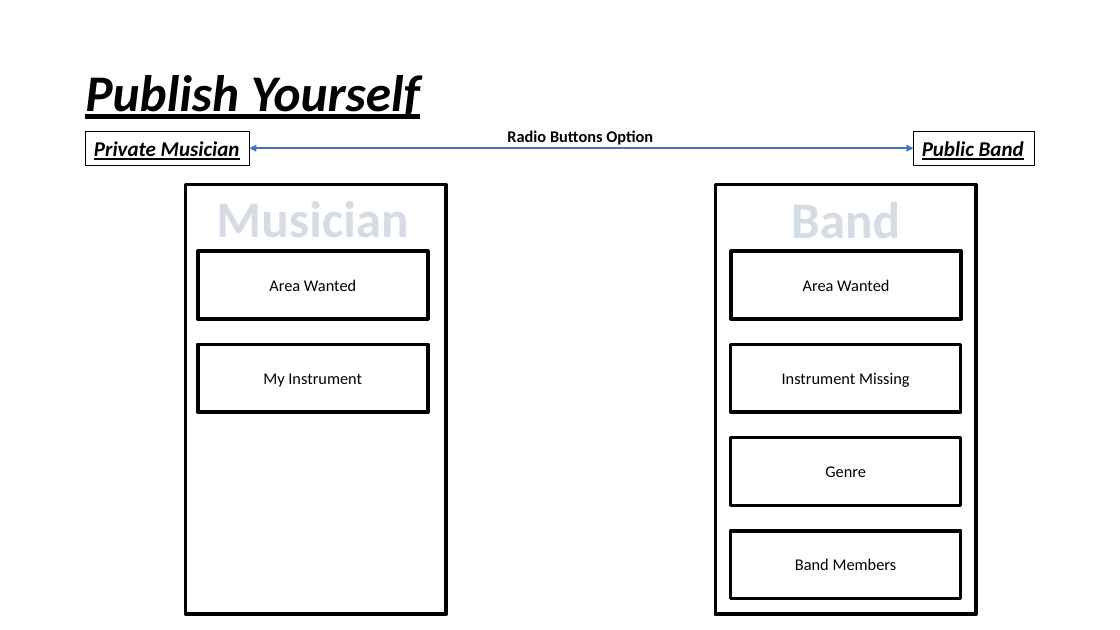
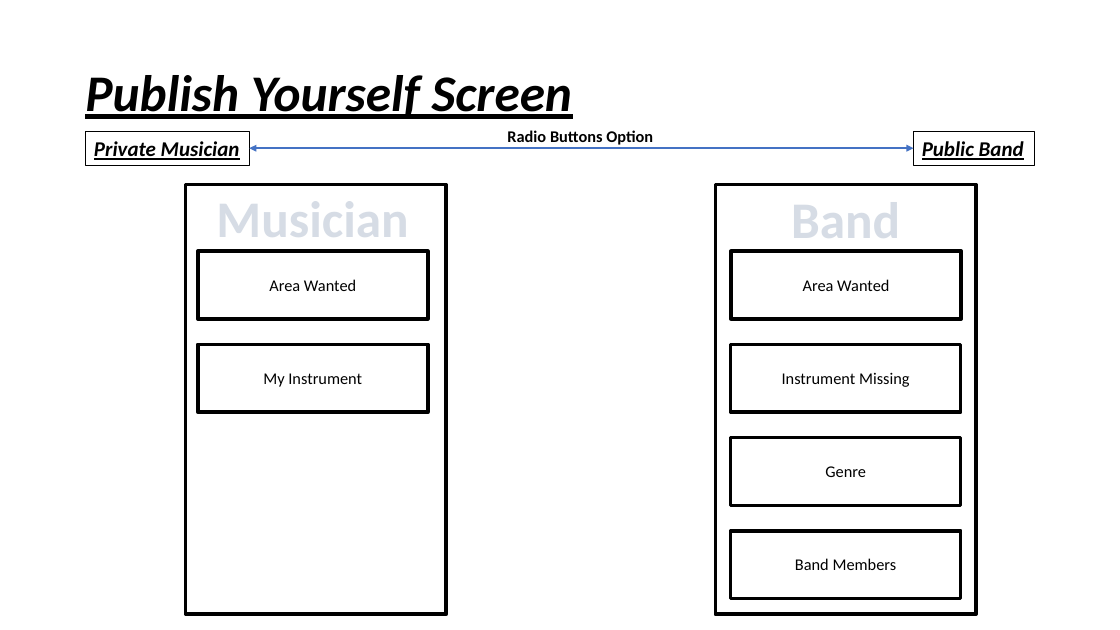
Before and after one commit to LidorPrototype/MusicianFinder, a slide deck: slide 7 of Musician Finder Specification Document.pptx. Drawn at 1120x630 pixels with LibreOffice and Linux fonts; fonts in the diff are those of the drawing. Boxes give left, top, right and bottom in pixels: in the first picture for what was removed or moved away, otherwise in the second. Text is boxed around its words. In the diff, an @@ line names an element or a change of style, - is before the commit and + after.

Commit message:
Created the basic page template of:  - Menu Page  - Private Area Page  - Band Search Page  - Musician Search Page  - Publish Yourself Page

```diff
--- a/Musician Finder Specification Document.pptx
+++ b/Musician Finder Specification Document.pptx
@@ title at (85, 75, 572, 119): text changed @@
-Publish Yourself
+Publish Yourself Screen
```
Also in this commit, not shown: 3 other files.
